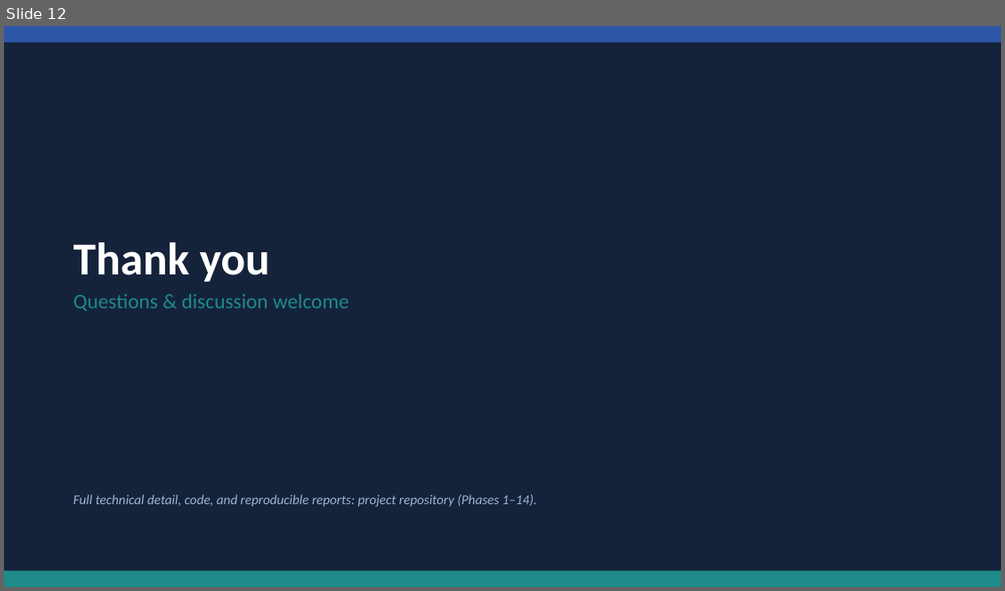
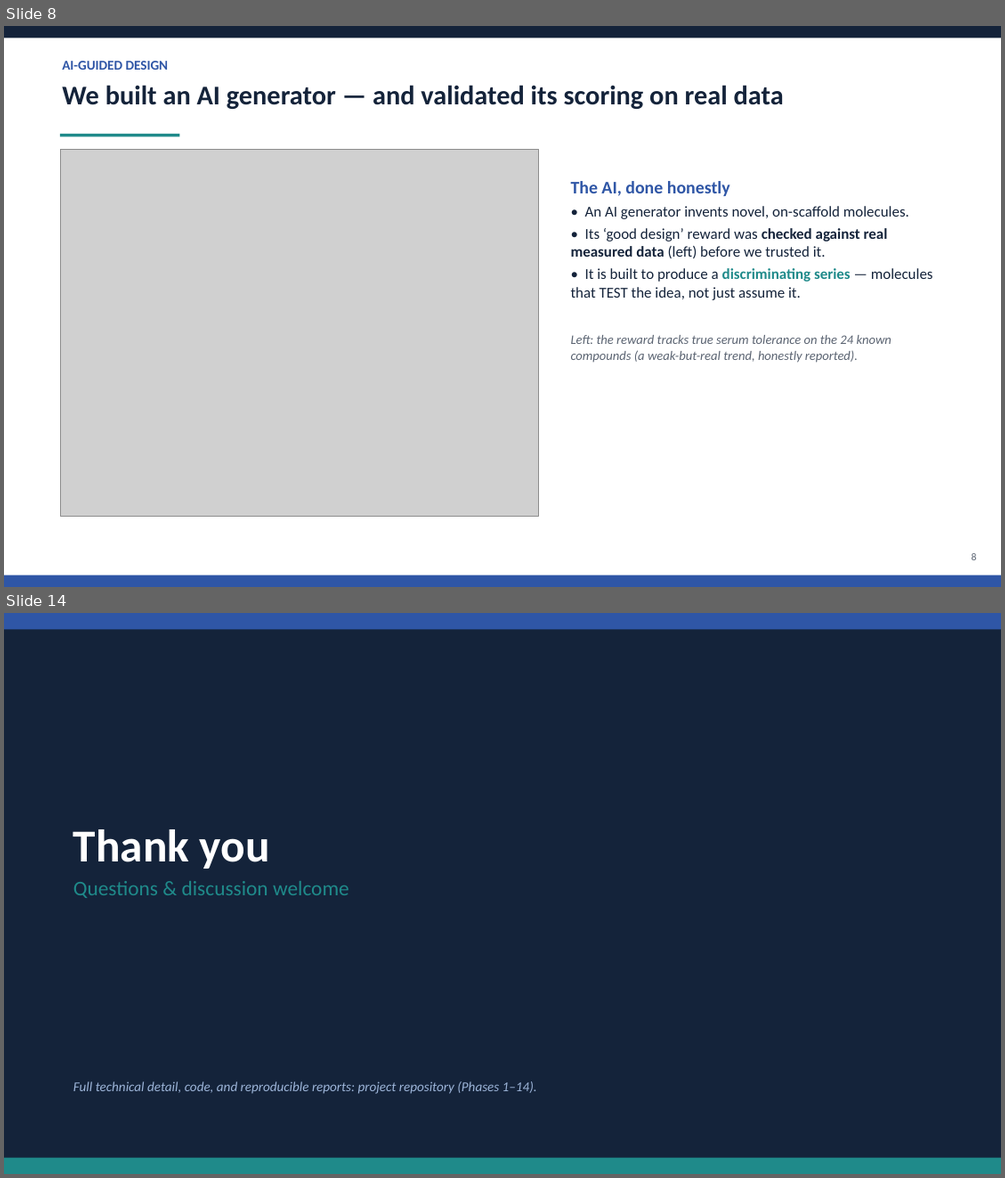
Before and after one commit to MrElss/Papulacandin, a slide deck: analysis/outputs/Papulacandin_promotion_report.pptx. Shown one above the other, each under a label of ours: slide 12 before the commit, slides 8 and 14 after it; the slides between them are not shown. The pictures are 1005x591 and 1005x1178 pixels, drawn with LibreOffice and Linux fonts; fonts in the diff are those of the drawing; grey boxes stand for pictures. Boxes give left, top, right and bottom in pixels: in the first picture for what was removed or moved away, otherwise in the second. Text is boxed around its words. In the diff, an @@ line names an element or a change of style, - is before the commit and + after.

```diff
--- a/analysis/outputs/Papulacandin_promotion_report.pptx
+++ b/analysis/outputs/Papulacandin_promotion_report.pptx
@@ slide 8 added at (x1=4, y1=26, x2=1001, y2=587), background #FFFFFF @@
@@ rectangle added at (x1=4, y1=26, x2=1001, y2=38), fill #14233A @@
@@ text added at (x1=62, y1=61, x2=169, y2=70), 13 pt, text #2F56A6, bold @@
+AI-GUIDED DESIGN
@@ text added at (x1=62, y1=85, x2=784, y2=109), 26 pt, text #14233A, bold @@
+We built an AI generator — and validated its scoring on real data
@@ rectangle added at (x1=60, y1=134, x2=179, y2=136), fill #1F8A8A @@
@@ picture added at (x1=60, y1=150, x2=538, y2=516) @@
@@ text added at (x1=571, y1=181, x2=933, y2=362), 14.5 pt, text #14233A @@
+The AI, done honestly
+• An AI generator invents novel, on-scaffold molecules.
+• Its ‘good design’ reward was checked against real measured data (left) before we trusted it.
+• It is built to produce a discriminating series — molecules that TEST the idea, not just assume it.
+Left: the reward tracks true serum tolerance on the 24 known compounds (a weak-but-real trend, honestly reported).
@@ text added at (x1=971, y1=553, x2=977, y2=560), 10 pt, text #5B6472 @@
+8
@@ rectangle added at (x1=4, y1=575, x2=1001, y2=587), fill #2F56A6 @@
@@ what was slide 12 is now slide 14 @@
```
Also in this commit, not shown: 9 slides changed, 3 other slides added, 2 slides removed, 9 other files.
